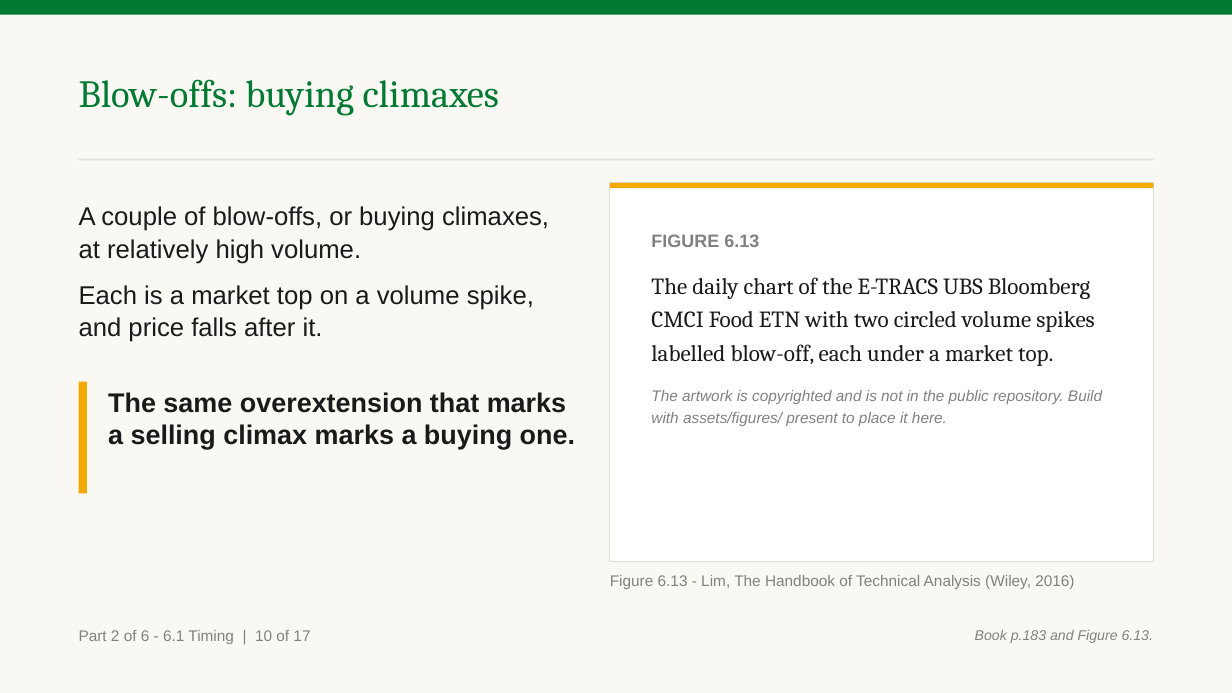
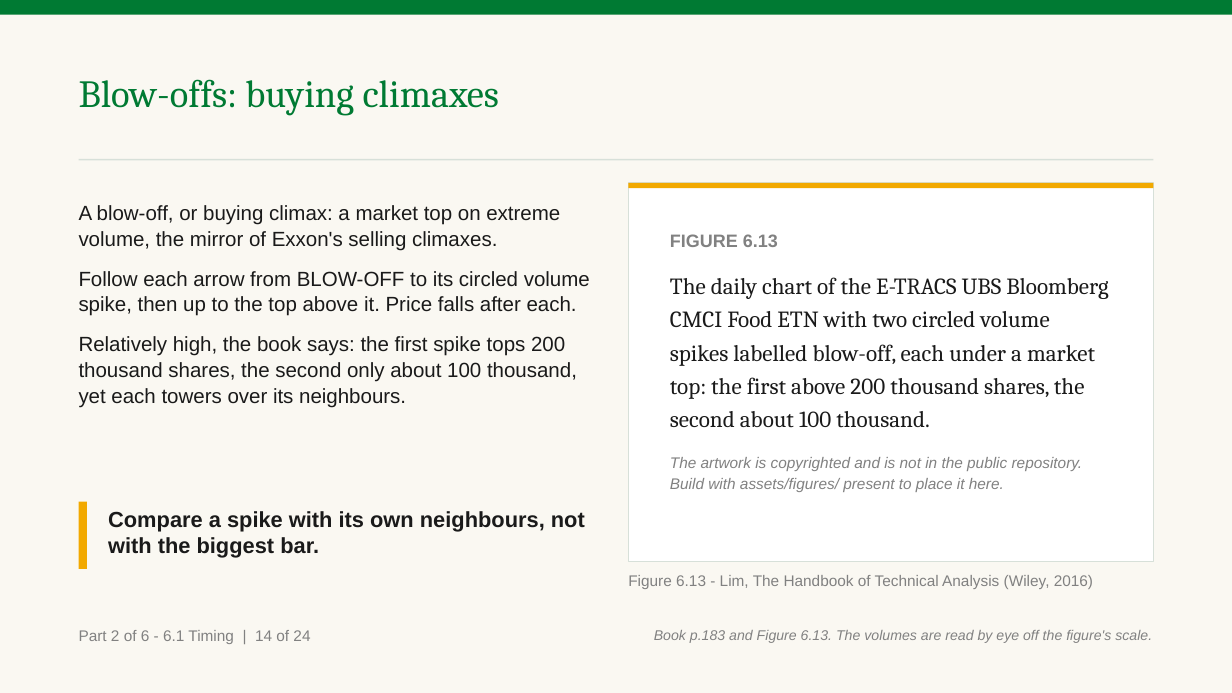
Before and after one commit to benjiesotelo-sudo/Telos_FIN1209, a slide deck: slide 50 of chapter-06/FIN1209-Chapter-06.pptx (slide 46 before the commit). Drawn at 1232x693 pixels with LibreOffice and Linux fonts; fonts in the diff are those of the drawing. Boxes give left, top, right and bottom in pixels: in the first picture for what was removed or moved away, otherwise in the second. Text is boxed around its words. In the diff, an @@ line names an element or a change of style, - is before the commit and + after.

```diff
--- a/chapter-06/FIN1209-Chapter-06.pptx
+++ b/chapter-06/FIN1209-Chapter-06.pptx
@@ text at [79,205,590,408]: text changed; size 20 to 16 pt @@
-A couple of blow-offs, or buying climaxes, at relatively high volume.
-Each is a market top on a volume spike, and price falls after it.
+A blow-off, or buying climax: a market top on extreme volume, the mirror of Exxon's selling climaxes.
+Follow each arrow from BLOW-OFF to its circled volume spike, then up to the top above it. Price falls after each.
+Relatively high, the book says: the first spike tops 200 thousand shares, the second only about 100 thousand, yet each towers over its neighbours.
@@ rectangle: place and size @@
-rectangle at [610,183,1153,562]
+rectangle at [628,183,1153,562]
@@ rectangle: place and size @@
-rectangle at [610,183,1153,189]
+rectangle at [628,183,1153,189]
@@ text "FIGURE 6.13": place and size @@
-text "FIGURE 6.13" at [651,234,1102,426]
+text "FIGURE 6.13" at [670,234,1108,492]
@@ text at [670,277,1108,428]: text changed @@
-The daily chart of the E-TRACS UBS Bloomberg CMCI Food ETN with two circled volume spikes labelled blow-off, each under a market top.
+The daily chart of the E-TRACS UBS Bloomberg CMCI Food ETN with two circled volume spikes labelled blow-off, each under a market top: the first above 200 thousand shares, the second about 100 thousand.
@@ rectangle: place and size @@
-rectangle at [79,382,87,494]
+rectangle at [79,502,87,569]
@@ text at [108,511,585,558]: text changed; size 21 to 17 pt @@
-The same overextension that marks a selling climax marks a buying one.
+Compare a spike with its own neighbours, not with the biggest bar.
@@ text "Figure 6.13 - Lim, The ...": place and size @@
-text "Figure 6.13 - Lim, The ..." at [610,575,1074,589]
+text "Figure 6.13 - Lim, The ..." at [628,575,1093,589]
@@ text at [79,630,310,644]: text changed @@
-Part 2 of 6 - 6.1 Timing | 10 of 17
+Part 2 of 6 - 6.1 Timing | 14 of 24
@@ text at [654,630,1152,643]: text changed @@
-Book p.183 and Figure 6.13.
+Book p.183 and Figure 6.13. The volumes are read by eye off the figure's scale.
```
Also in this commit, not shown: 16 other slides changed, 7 slides added, 3 other files.
